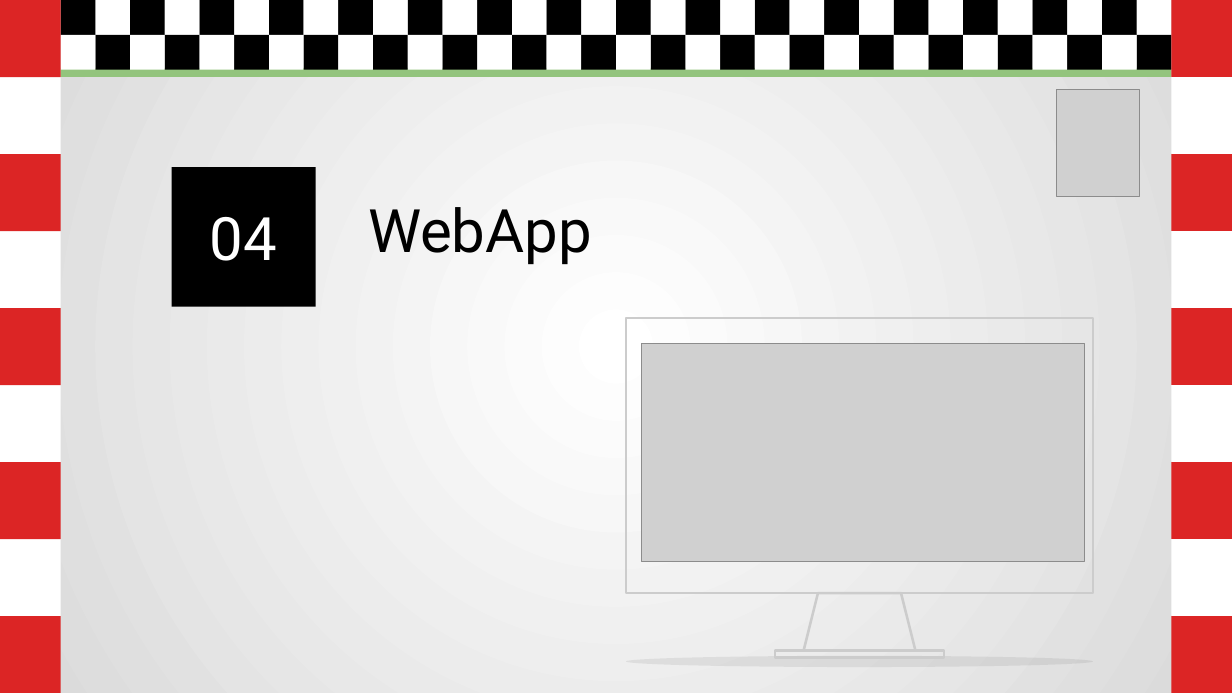
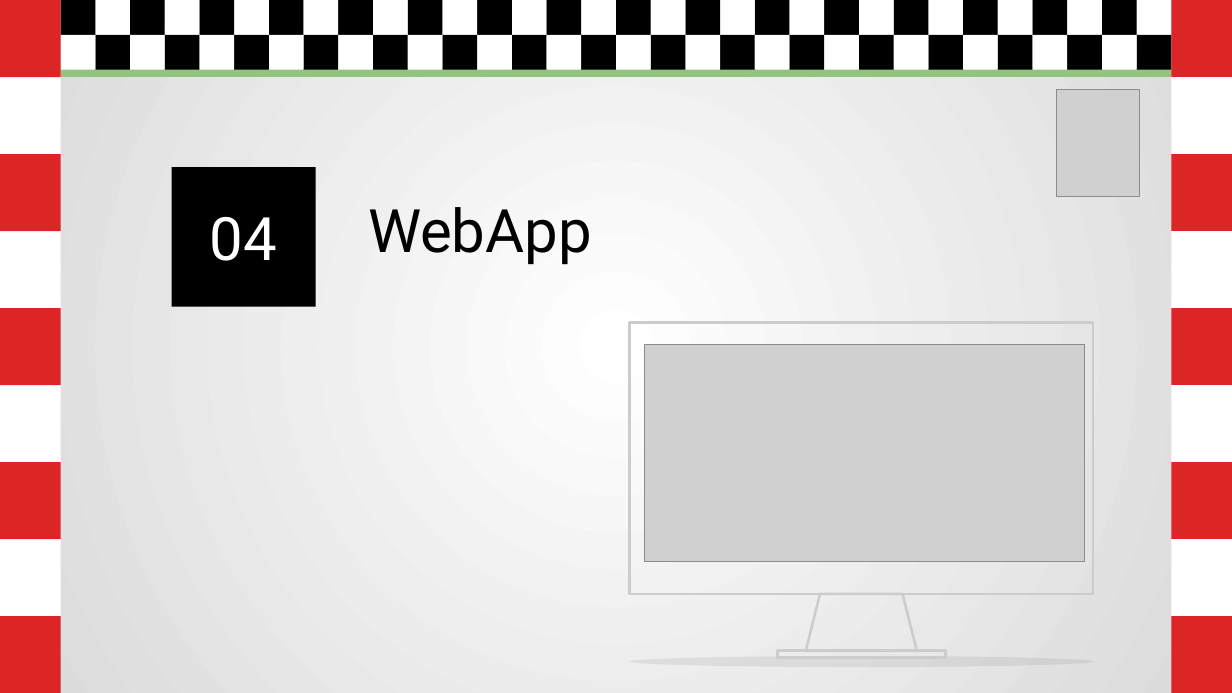
Before and after one commit to Rocco000/F1Track, a slide deck: slide 11 of F1Track_Presentation.pptx. Drawn at 1232x693 pixels with LibreOffice and Linux fonts; fonts in the diff are those of the drawing; grey boxes stand for pictures. Boxes give left, top, right and bottom in pixels: in the first picture for what was removed or moved away, otherwise in the second. Text is boxed around its words. In the diff, an @@ line names an element or a change of style, - is before the commit and + after.

```diff
--- a/F1Track_Presentation.pptx
+++ b/F1Track_Presentation.pptx
@@ rounded rectangle: place and size @@
-rounded rectangle at [626, 318, 1093, 593]
+rounded rectangle at [630, 323, 1093, 594]
@@ ellipse: place and size @@
-ellipse at [626, 655, 1093, 667]
+ellipse at [630, 655, 1093, 667]
```
Also in this commit, not shown: 2 other slides changed.
